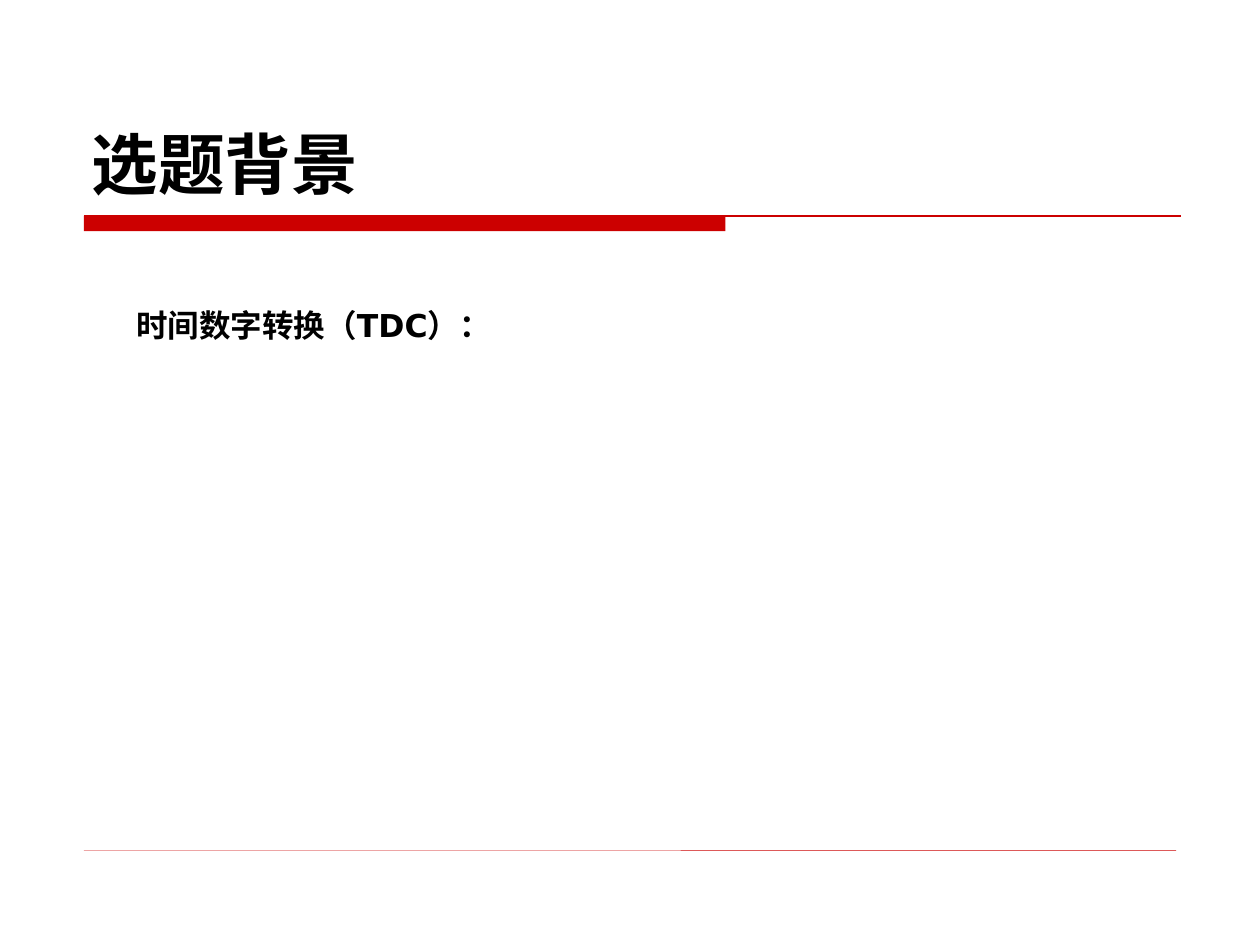
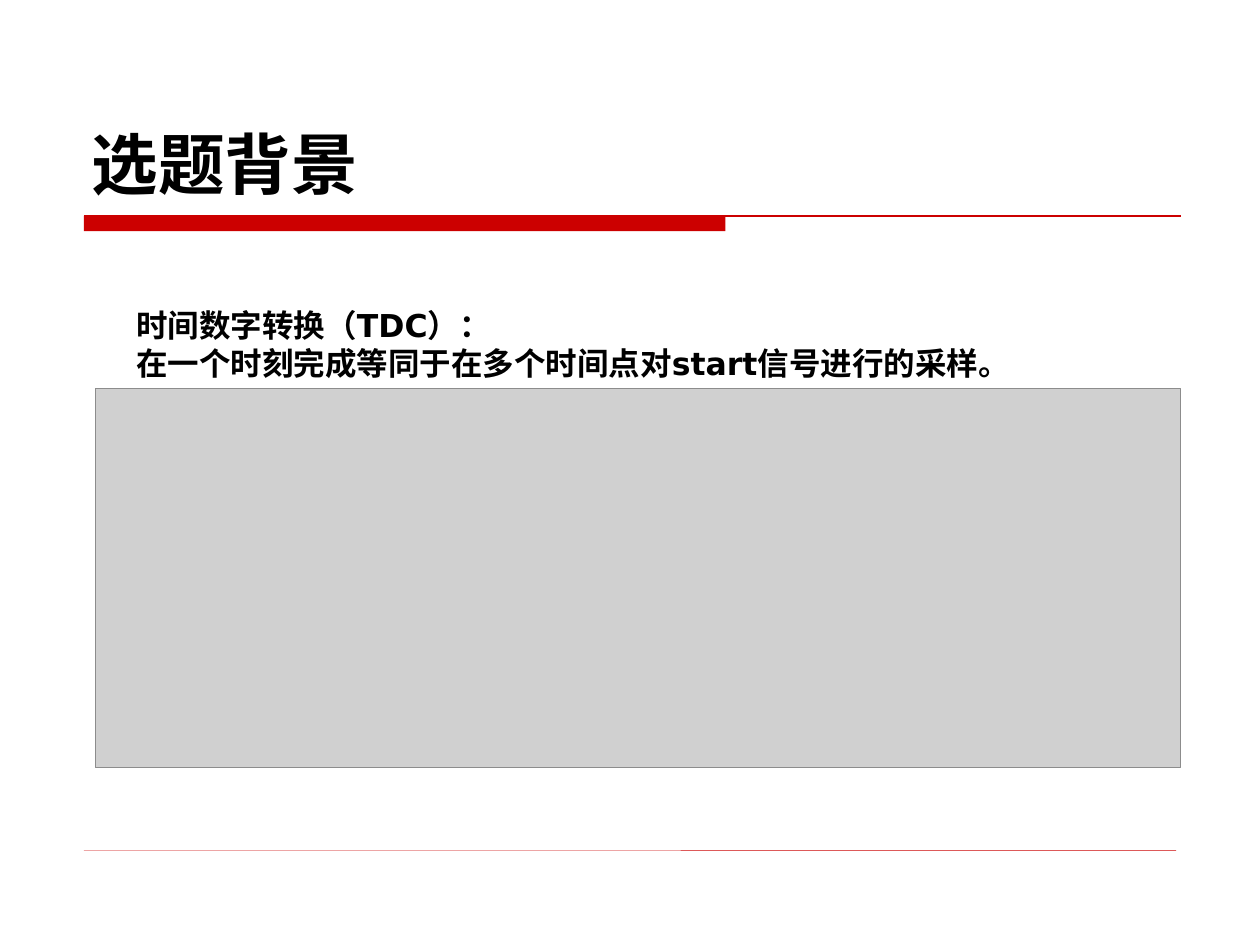
Before and after one commit to BevisGX/git, a slide deck: slide 5 of 开题PPT_宾光祥.ppt. Drawn at 1260x945 pixels with LibreOffice and Linux fonts; fonts in the diff are those of the drawing; grey boxes stand for pictures; background and template pictures are left out. Boxes give left, top, right and bottom in pixels: in the first picture for what was removed or moved away, otherwise in the second. Text is boxed around its words. In the diff, an @@ line names an element or a change of style, - is before the commit and + after.

```diff
--- a/开题PPT_宾光祥.ppt
+++ b/开题PPT_宾光祥.ppt
@@ text at [136, 348, 1009, 378]: paragraph added @@
+在一个时刻完成等同于在多个时间点对start信号进行的采样。
@@ picture added at [96, 388, 1181, 767] @@
```
Also in this commit, not shown: 4 other slides changed, 7 slides added, 7 slides removed, 1 other file.
